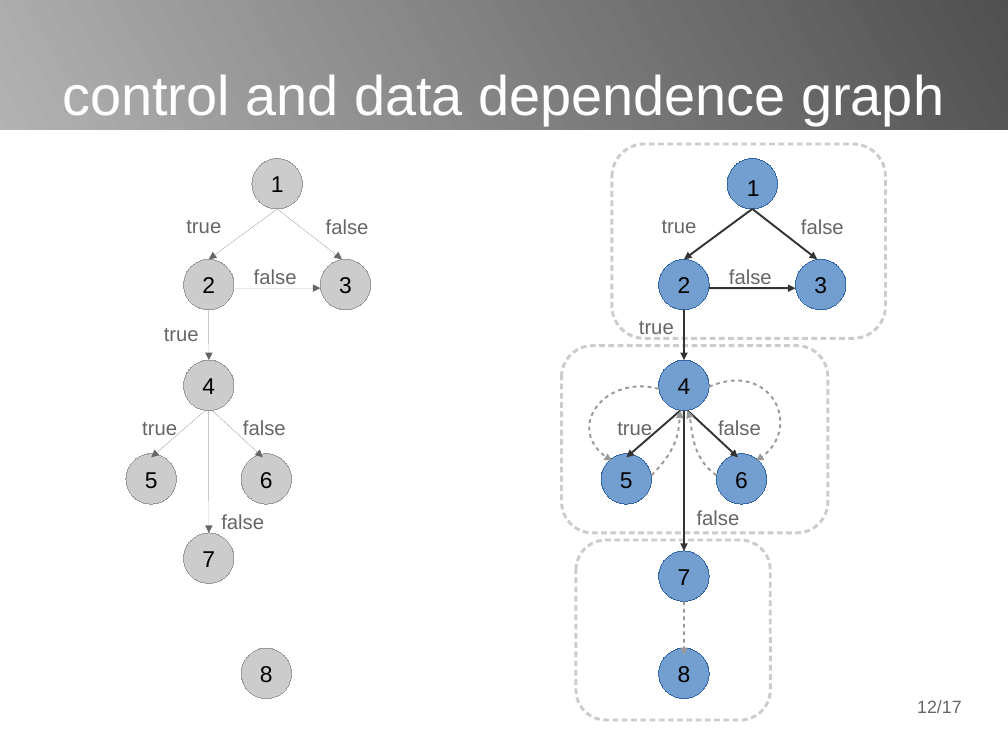
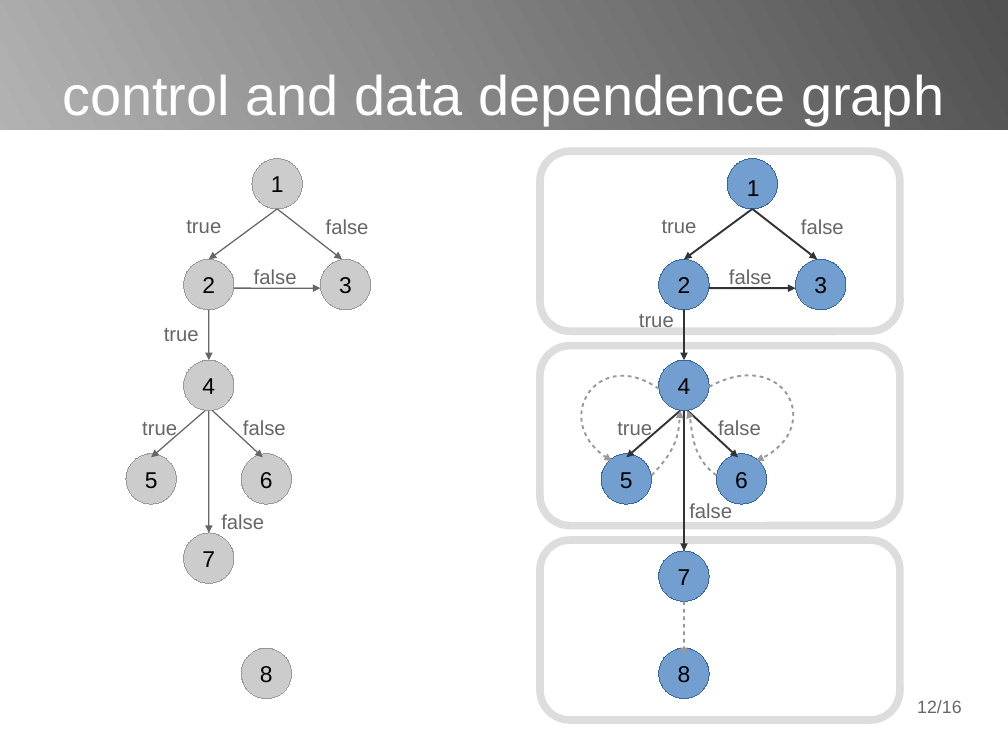
Before and after one commit to poncovka/vype-compiler, a slide deck: slide 12 of presentation/presentation.odp. Drawn at 1008x756 pixels with LibreOffice and Linux fonts; fonts in the diff are those of the drawing. Boxes give left, top, right and bottom in pixels: in the first picture for what was removed or moved away, otherwise in the second. Text is boxed around its words. In the diff, an @@ line names an element or a change of style, - is before the commit and + after.

```diff
--- a/presentation/presentation.odp
+++ b/presentation/presentation.odp
@@ rounded rectangle: place and size @@
-rounded rectangle at box(562, 346, 828, 533)
+rounded rectangle at box(541, 151, 901, 331)
@@ arrow (277, 209) - (209, 260): stroke #666666 0 pt to #666666 0.99 pt @@
@@ arrow (277, 209) - (342, 260): stroke #666666 0 pt to #666666 0.99 pt @@
@@ arrow (234, 288) - (320, 288): stroke #666666 0 pt to #666666 0.99 pt @@
@@ arrow (209, 310) - (209, 360): stroke #666666 0 pt to #666666 0.99 pt @@
@@ text "true" rewrapped from box(639, 321, 674, 339) to box(639, 314, 674, 327) @@
@@ outline #CCCCCC 2.3 pt to #DDDDDD 6.01 pt in 3 elements at box(541, 541, 901, 721), box(541, 151, 901, 331), box(541, 346, 901, 526) @@
@@ rounded rectangle: place and size @@
-rounded rectangle at box(576, 541, 771, 721)
+rounded rectangle at box(541, 346, 901, 526)
@@ freeform shape: place and size @@
-freeform shape at box(590, 387, 659, 461)
+freeform shape at box(582, 376, 659, 460)
@@ freeform shape: place and size @@
-freeform shape at box(710, 381, 780, 461)
+freeform shape at box(710, 376, 793, 461)
@@ arrow (205, 411) - (151, 457): stroke #666666 0 pt to #666666 0.99 pt @@
@@ arrow (209, 411) - (209, 533): stroke #666666 0 pt to #666666 0.99 pt @@
@@ arrow (212, 411) - (263, 457): stroke #666666 0 pt to #666666 0.99 pt @@
@@ text "false": place and size @@
-text "false" at box(697, 510, 740, 525)
+text "false" at box(689, 502, 732, 518)
@@ rounded rectangle: place and size @@
-rounded rectangle at box(612, 144, 885, 338)
+rounded rectangle at box(541, 541, 901, 721)
@@ page number at box(917, 700, 961, 713): text changed @@
-12/17
+12/16
```
Also in this commit, not shown: 2 other slides changed, 1 slide removed, 1 other file.
